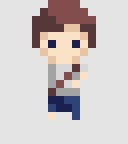
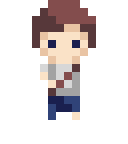
Comparing the layer stacks of the two 128x144 images. Changes:
hid "Layer 4" over bbox(32, 0, 96, 120)
showed "Layer 1" over bbox(32, 0, 96, 120)
hid "Background" over bbox(0, 0, 128, 144)
